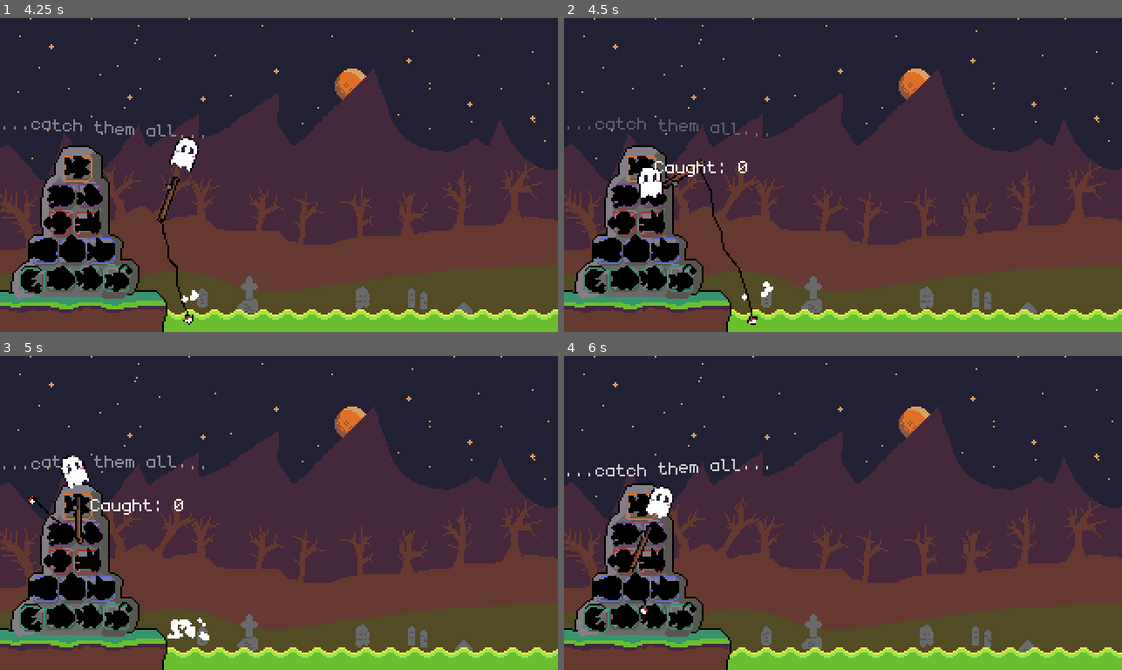
Above: before the commit, frames 1-4 (two rows, left to right).
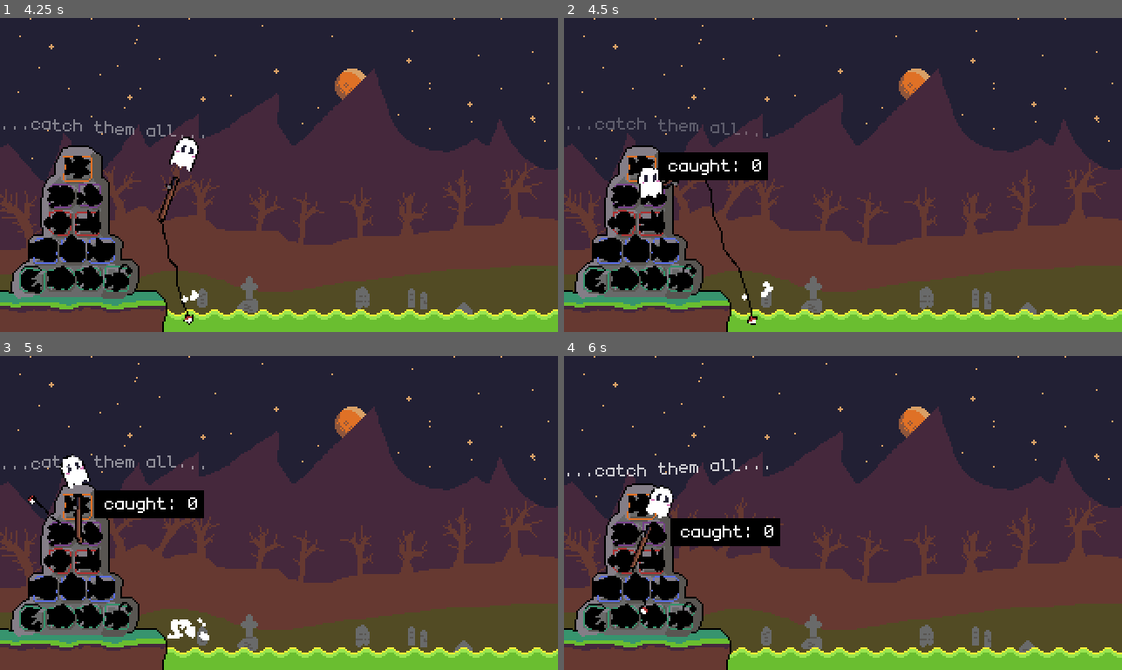
Above: after the commit, the same moments.

Repository: thomz12/LD58
Game: Godot game, scene res://scenes/game.tscn
The game is run twice, just before and just after one commit, with the same random seed, the same clock (stepped at 60 frames per second) and the same inputs.
Inputs (mouse positions are in pixels of both pictures, inside the frame that each line leads up to):
- Up to frame 1 (4.25 s): click "Play game" at 0.5 s; click "Play game" at 1.25 s; click "Play game" at 2 s; move the mouse to (401, 159) at 2.77 s; tap Enter at 3.5 s; move the mouse to (167, 190) at 3.52 s
- Up to frame 2 (4.5 s): move the mouse to (642, 168) at 4.27 s
- Up to frame 3 (5 s): no input
- Up to frame 4 (6 s): move the mouse to (625, 534) at 5.02 s; move the mouse to (653, 534) at 5.77 s

Frame 1 is identical in both runs. In frame 2, 1.6% of the frame differs, in the area x 16-37%, y 42-52%; in frame 3, 1.7%; in frame 4, 1.7%, in the area x 19-39%, y 51-61%.

Commit message:
Fix issue by doing it in a completely different way

Diff:
--- a/ld-58/scenes/fishing/altar_image.tscn
+++ b/ld-58/scenes/fishing/altar_image.tscn
@@ -1,13 +1,14 @@
-[gd_scene load_steps=4 format=3 uid="uid://gk2w7vuc3jwn"]
+[gd_scene load_steps=5 format=3 uid="uid://gk2w7vuc3jwn"]
 
 [ext_resource type="Texture2D" uid="uid://dhdsse3kfqmvy" path="res://sprites/fish.png" id="1_8nf85"]
 [ext_resource type="Script" uid="uid://buyweuwcjy413" path="res://scripts/altar_image.gd" id="2_rppk6"]
+[ext_resource type="Theme" uid="uid://bwgtcoet55w6c" path="res://scenes/ui/ui_theme.tres" id="3_jbkvj"]
 
 [sub_resource type="RectangleShape2D" id="RectangleShape2D_dyprv"]
-size = Vector2(14, 12)
+size = Vector2(10, 10)
 
 [node name="Killer Guppy" type="Sprite2D"]
-modulate = Color(0, 0, 0, 1)
+self_modulate = Color(0, 0, 0, 1)
 texture = ExtResource("1_8nf85")
 region_enabled = true
 region_rect = Rect2(48, 32, 16, 16)
@@ -19,5 +20,19 @@
 shape = SubResource("RectangleShape2D_dyprv")
 debug_color = Color(2.5990605e-06, 0.59164864, 0.7475077, 0.41960785)
 
+[node name="RichTextLabel" type="RichTextLabel" parent="."]
+visible = false
+z_index = 100
+z_as_relative = false
+custom_minimum_size = Vector2(64, 0)
+offset_left = 10.0
+offset_top = -9.0
+offset_right = 74.0
+offset_bottom = 31.0
+theme = ExtResource("3_jbkvj")
+bbcode_enabled = true
+text = "[bgcolor=BLACK]caught: 4"
+fit_content = true
+
 [connection signal="mouse_entered" from="Area2D" to="." method="_on_area_2d_mouse_entered"]
 [connection signal="mouse_exited" from="Area2D" to="." method="_on_area_2d_mouse_exited"]
--- a/ld-58/scenes/main.tscn
+++ b/ld-58/scenes/main.tscn
@@ -119,15 +119,5 @@
 text = "[wave amp=30.0 freq=-2.0 connected=1][pulse freq=1.0]...catch them all...[/pulse][/wave]"
 fit_content = true
 
-[node name="LabelFishInfo" type="Label" parent="CanvasLayer/HUD"]
-unique_name_in_owner = true
-visible = false
-layout_mode = 0
-offset_left = 33.0
-offset_top = 27.0
-offset_right = 87.0
-offset_bottom = 40.0
-text = "caught: 4"
-
 [node name="Camera" parent="." instance=ExtResource("8_tipki")]
 position = Vector2(160, 90)
--- a/ld-58/scripts/altar_image.gd
+++ b/ld-58/scripts/altar_image.gd
@@ -1,9 +1,11 @@
 extends Sprite2D
 
+@onready var rich_text_label: RichTextLabel = $RichTextLabel
 
 func _on_area_2d_mouse_entered() -> void:
-	Events.ui_dislay_fish_stat.emit(name, self)
+	rich_text_label.show()
+	rich_text_label.text = "[bgcolor=BLACK] caught: %s" % Progress.get_catch_count_by_identifier(name)
 
 
 func _on_area_2d_mouse_exited() -> void:
-	Events.ui_stop_display_fish_stat.emit()
+	rich_text_label.hide()
--- a/ld-58/scripts/ui/hud.gd
+++ b/ld-58/scripts/ui/hud.gd
@@ -2,7 +2,6 @@
 class_name HUD
 
 @onready var label_start_info: RichTextLabel = %LabelStartInfo
-@onready var label_fish_info: Label = %LabelFishInfo
 
 var notification_won_scene := load("res://scenes/ui/notifications/notification_game_won.tscn")
 var notification_fish_scene := load("res://scenes/ui/notifications/notification_new_fish_type.tscn")
@@ -13,16 +12,6 @@
 func _ready() -> void:
 	Events.notification_new_fish_type.connect(_on_new_fish_type_caught)
 	Events.game_won.connect(_on_game_won)
-	Events.ui_dislay_fish_stat.connect(
-		func(fish: String, node: Node2D):
-			label_fish_info.show()
-			label_fish_info.text = "Caught: %s" % Progress.get_catch_count_by_identifier(fish)
-			label_fish_info.global_position = node.global_position + Vector2(8, -8)
-	)
-	Events.ui_stop_display_fish_stat.connect(
-		func():
-			label_fish_info.text = ""
-	)
 
 func _process(delta: float) -> void:
 	if not game_over: game_time += delta
